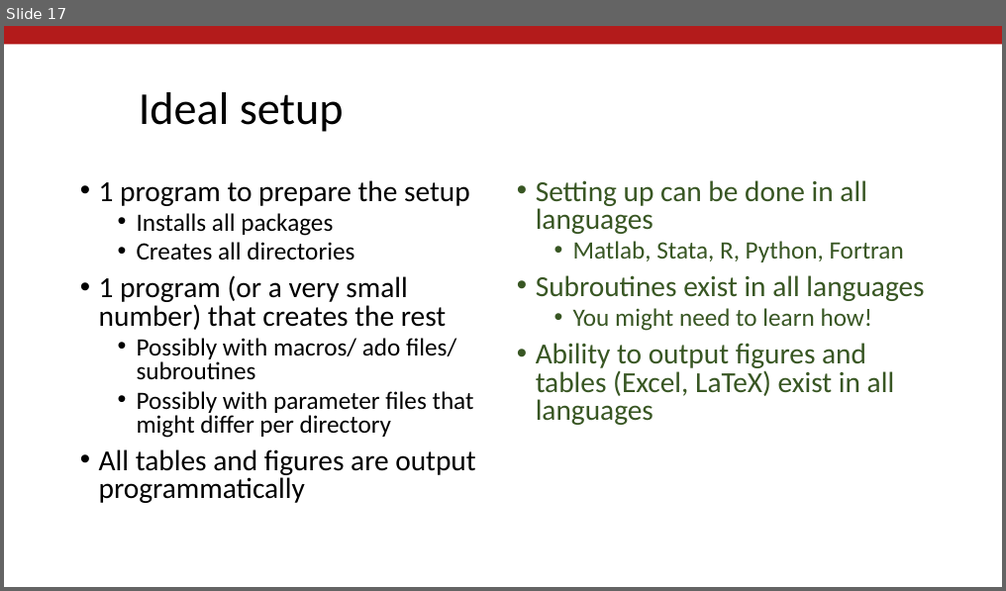
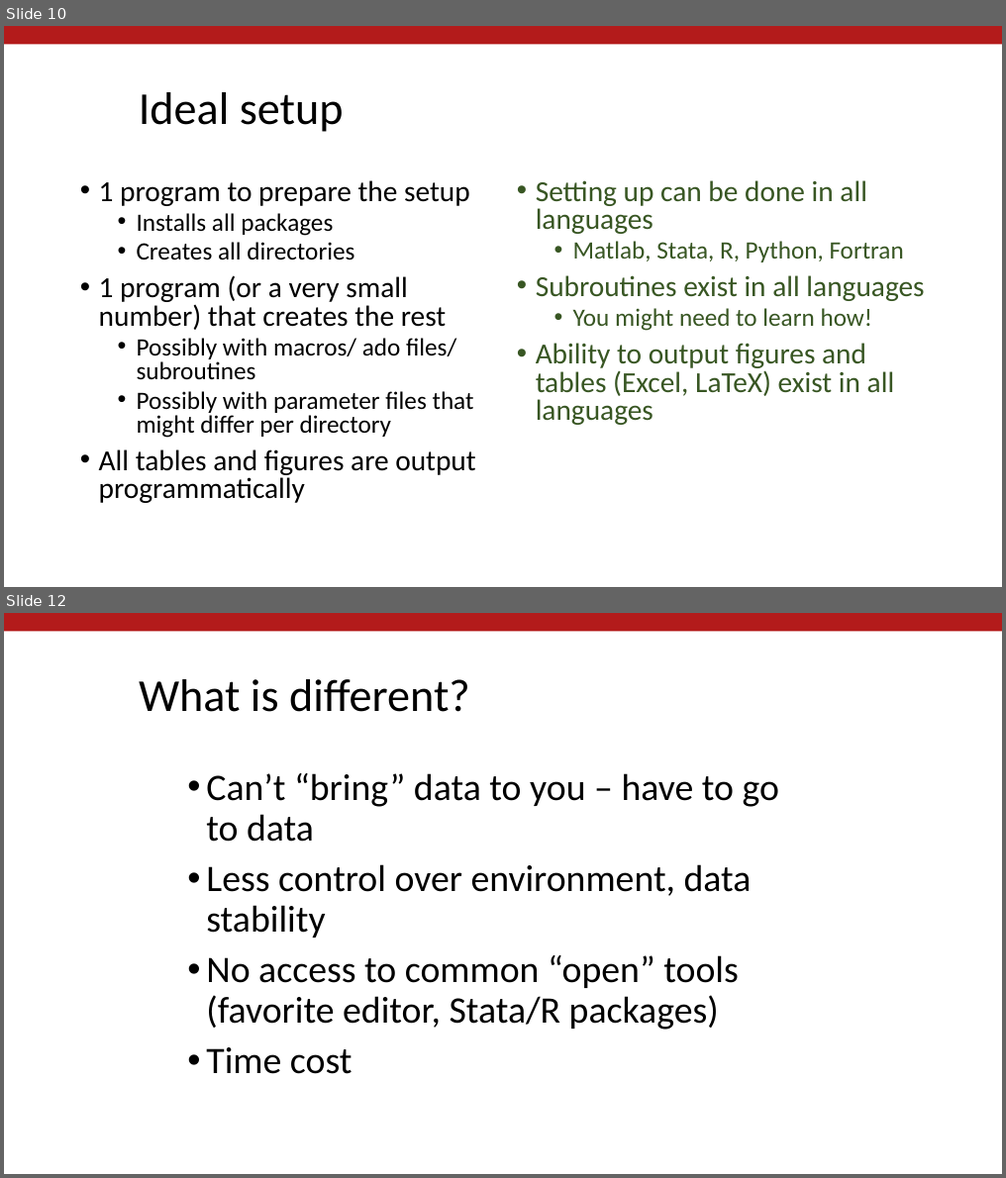
Before and after one commit to labordynamicsinstitute/day-of-data-2021, a slide deck: Vilhuber-Wasser-Day-of-Data-2021.pptx. Shown one above the other, each under a label of ours: slide 17 before the commit, slides 10 and 12 after it; the slides between them are not shown. The pictures are 1006x591 and 1006x1178 pixels, drawn with LibreOffice and Linux fonts; fonts in the diff are those of the drawing; background and template pictures are left out. Boxes give left, top, right and bottom in pixels: in the first picture for what was removed or moved away, otherwise in the second. Text is boxed around its words. In the diff, an @@ line names an element or a change of style, - is before the commit and + after.

```diff
--- a/Vilhuber-Wasser-Day-of-Data-2021.pptx
+++ b/Vilhuber-Wasser-Day-of-Data-2021.pptx
@@ slide 12 added at (x1=4, y1=613, x2=1002, y2=1174), background #FFFFFF; not listed: 1 template element that a slide beside it also shows @@
@@ title added at (x1=139, y1=679, x2=470, y2=712), 44 pt, text #000000 @@
+What is different?
@@ text added at (x1=206, y1=773, x2=779, y2=1074), 36 pt, text #000000 @@
+• Can’t “bring” data to you – have to go to data
+• Less control over environment, data stability
+• No access to common “open” tools (favorite editor, Stata/R packages)
+• Time cost
@@ what was slide 17 is now slide 10 @@
```
Also in this commit, not shown: 3 slides changed, 27 other slides added, 2 other files.
